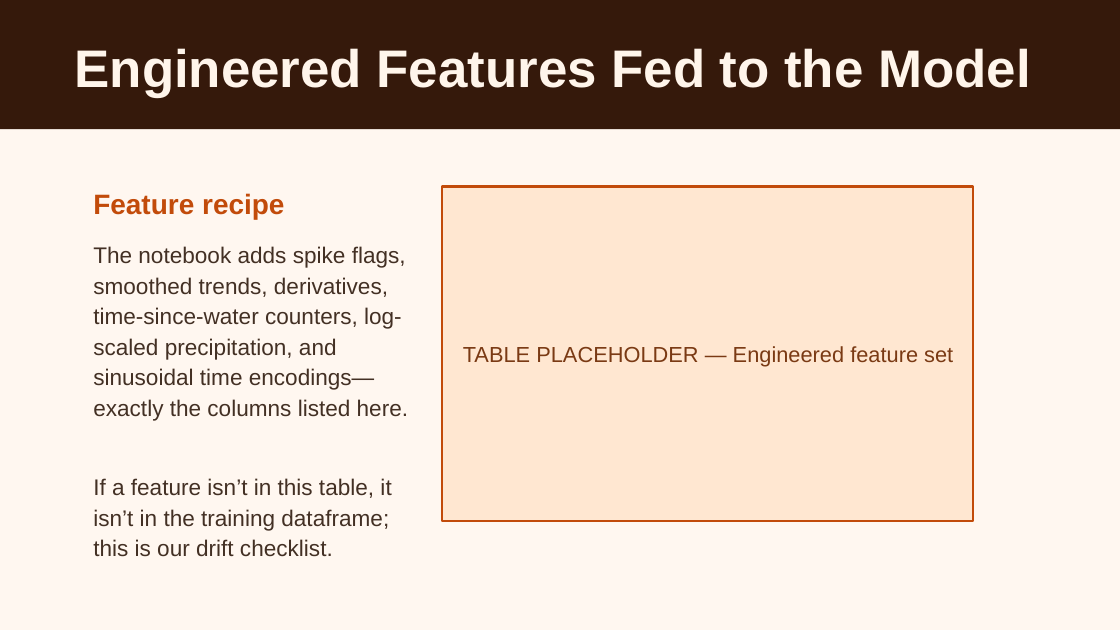
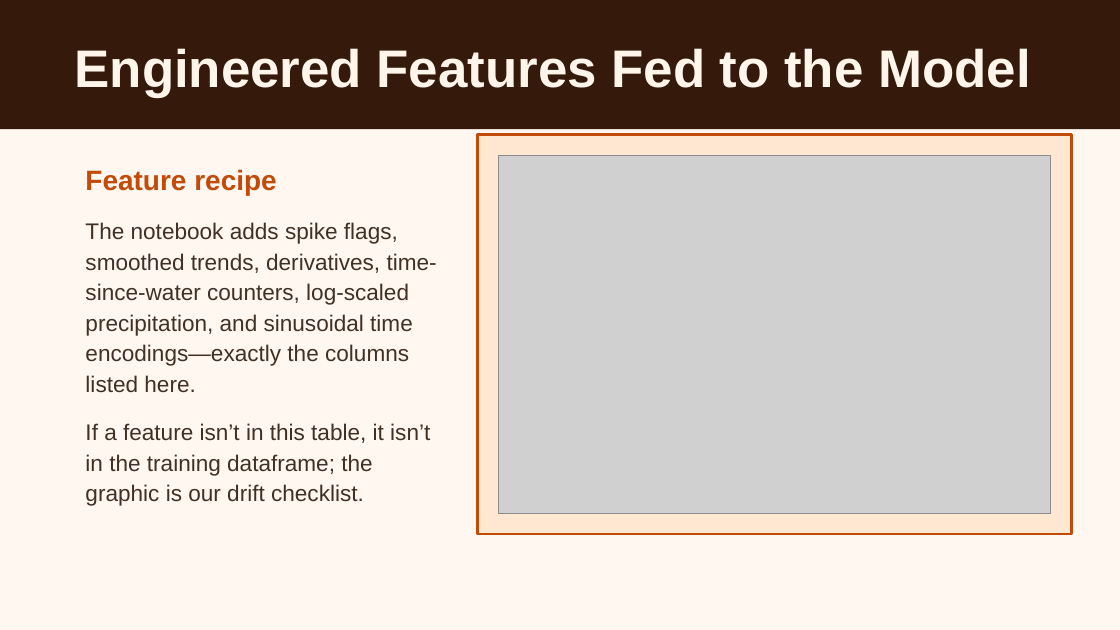
Before and after one commit to Bryan-Nsoh/slide-maker, a slide deck: slide 7 of workspace/presentations/eda-lstm-vwc-prediction.pptx. Drawn at 1120x630 pixels with LibreOffice and Linux fonts; fonts in the diff are those of the drawing; grey boxes stand for pictures. Boxes give left, top, right and bottom in pixels: in the first picture for what was removed or moved away, otherwise in the second. Text is boxed around its words. In the diff, an @@ line names an element or a change of style, - is before the commit and + after.

Commit message:
Replace tables with visuals and enlarge architecture diagram

```diff
--- a/workspace/presentations/eda-lstm-vwc-prediction.pptx
+++ b/workspace/presentations/eda-lstm-vwc-prediction.pptx
@@ rectangle: place and size @@
-rectangle at (441, 187, 973, 522)
+rectangle at (477, 134, 1071, 534)
@@ text "Feature recipe": place and size @@
-text "Feature recipe" at (93, 193, 284, 219)
+text "Feature recipe" at (85, 169, 276, 195)
@@ picture added at (498, 156, 1051, 513) @@
@@ text "The notebook adds spike flags, ..." rewrapped from (93, 246, 408, 421) to (85, 222, 437, 393) @@
@@ text removed at (463, 346, 953, 367) @@
-TABLE PLACEHOLDER — Engineered feature set
@@ text at (85, 423, 430, 506): text changed @@
-If a feature isn’t in this table, it isn’t in the training dataframe; this is our drift checklist.
+If a feature isn’t in this table, it isn’t in the training dataframe; the graphic is our drift checklist.
```
Also in this commit, not shown: 2 other slides changed, 5 other files.
